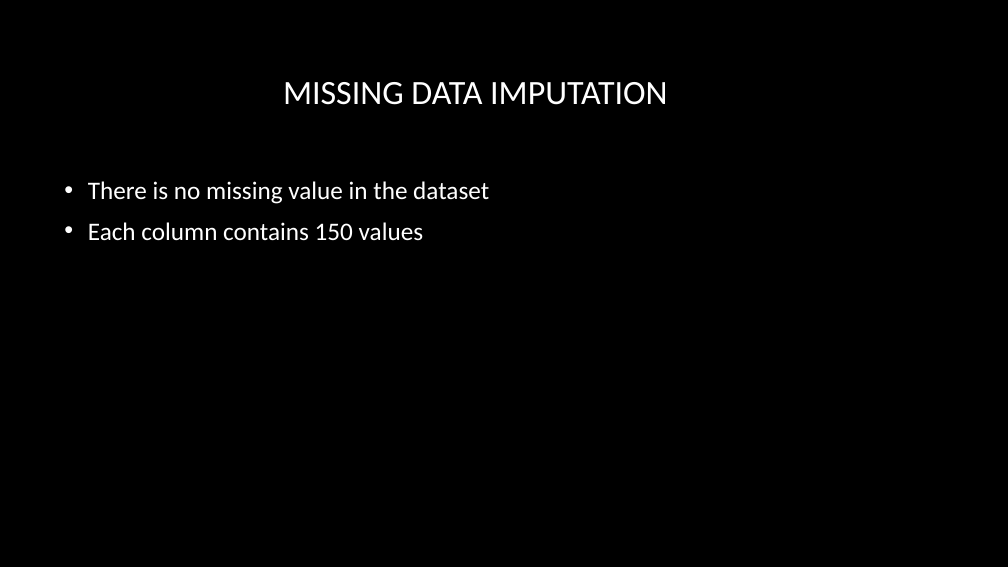
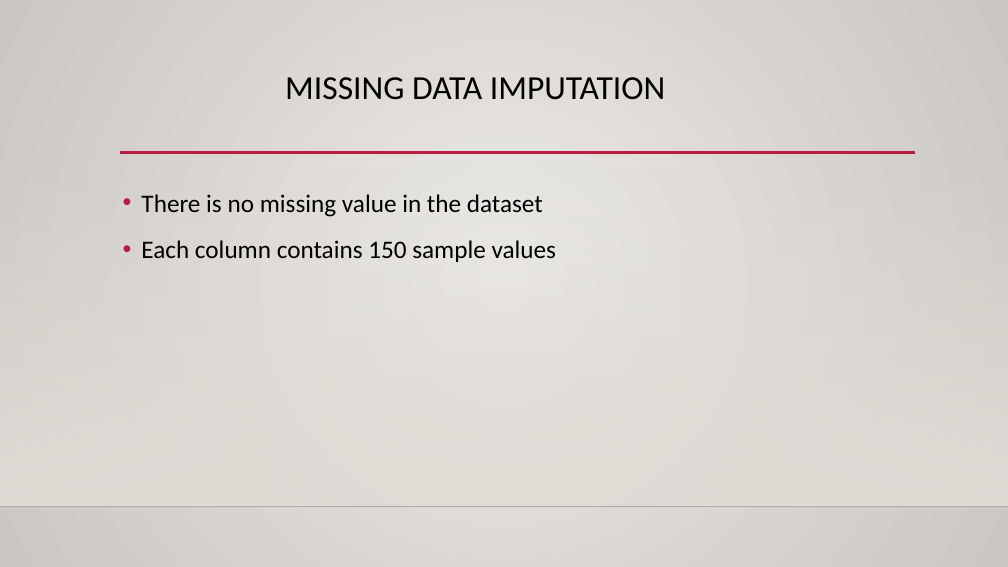
Before and after one commit to rajgupta-github/MachineLearning-with-Python, a slide deck: slide 4 of projects/IrisDataSetClassifier/MLIntermediate Project - Iris Classifier.pptx. Drawn at 1008x567 pixels with LibreOffice and Linux fonts; fonts in the diff are those of the drawing; background and template pictures are left out. Boxes give left, top, right and bottom in pixels: in the first picture for what was removed or moved away, otherwise in the second. Text is boxed around its words. In the diff, an @@ line names an element or a change of style, - is before the commit and + after.

```diff
--- a/projects/IrisDataSetClassifier/MLIntermediate Project - Iris Classifier.pptx
+++ b/projects/IrisDataSetClassifier/MLIntermediate Project - Iris Classifier.pptx
@@ background picture (left out) to gradient #ECEAE7 to #CAC7C1 @@
@@ title "MISSING DATA IMPUTATION" at box(285, 77, 665, 100): size 32.4 to 32 pt, text colour #FFFFFF to #000000; line spacing 1 to 0.9; vertical alignment middle to top @@
@@ rectangle added at box(0, 167, 1008, 507), fill gradient #DFDBD5 @@
@@ text "There is no missing value ...": place and size @@
-text "There is no missing value ..." at box(88, 181, 489, 241)
+text "There is no missing value ..." at box(141, 194, 556, 262)
@@ text "There is no missing value ..." at box(141, 194, 556, 262): vertical alignment middle to top @@
@@ line added from (120, 153) to (915, 153), #B71E42 2.5 pt @@
@@ text at box(141, 194, 543, 217): text colour #FFFFFF to #000000 in "There is no missing value in the ..."; indent changed; line spacing 1 to 1.2; bullet colour #FFFFFF to #B71E42 @@
@@ text at box(141, 240, 556, 262): text changed; text colour #FFFFFF to #000000 @@
-• Each column contains 150 values
+• Each column contains 150 sample values
@@ line added from (0, 507) to (1008, 507), #000001 1 pt @@
```
Also in this commit, not shown: 9 other slides changed, 6 slides added, 5 slides removed, 6 other files.
